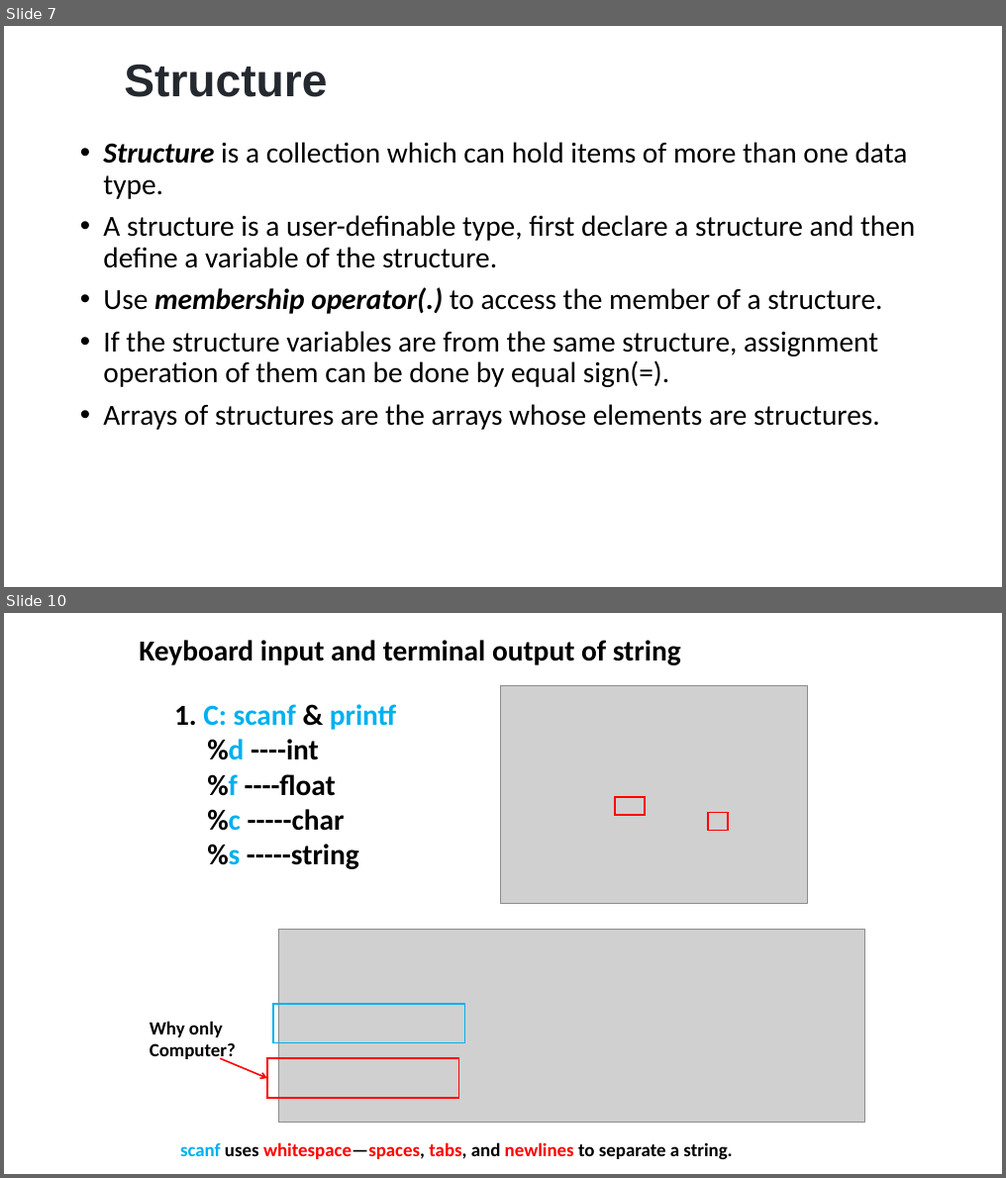
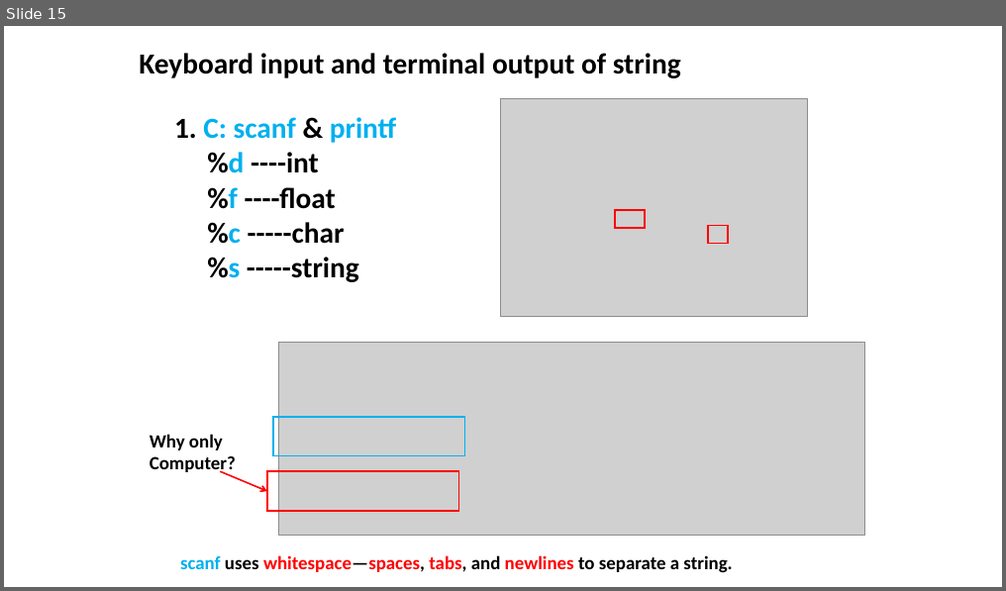
Before and after one commit to ShiqiYu/CPP, a slide deck: week04/Lab04.pptx. Shown one above the other, each under a label of ours: slides 7 and 10 before the commit, slide 15 after it; the slides between them are not shown. The pictures are 1006x1178 and 1006x591 pixels, drawn with LibreOffice and Linux fonts; fonts in the diff are those of the drawing; grey boxes stand for pictures; background and template pictures are left out. Boxes give left, top, right and bottom in pixels: in the first picture for what was removed or moved away, otherwise in the second. Text is boxed around its words. In the diff, an @@ line names an element or a change of style, - is before the commit and + after.

```diff
--- a/week04/Lab04.pptx
+++ b/week04/Lab04.pptx
@@ slide 7 removed at <box>4,26,1002,587</box>, background #FFFFFF @@
@@ title removed at <box>124,64,327,97</box> @@
-Structure
@@ text removed at <box>103,142,915,430</box> @@
-• Structure is a collection which can hold items of more than one data type.
-• A structure is a user-definable type, first declare a structure and then define a variable of the structure.
-• Use membership operator(.) to access the member of a structure.
-• If the structure variables are from the same structure, assignment operation of them can be done by equal sign(=).
-• Arrays of structures are the arrays whose elements are structures.
@@ what was slide 10 is now slide 15 @@
```
Also in this commit, not shown: 3 slides changed, 16 slides added, 21 other slides removed.
